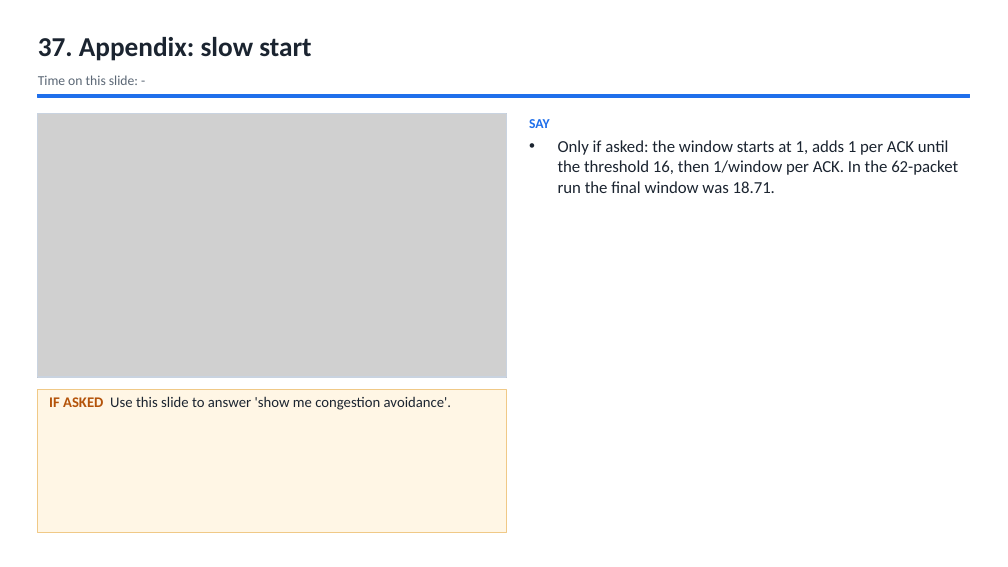
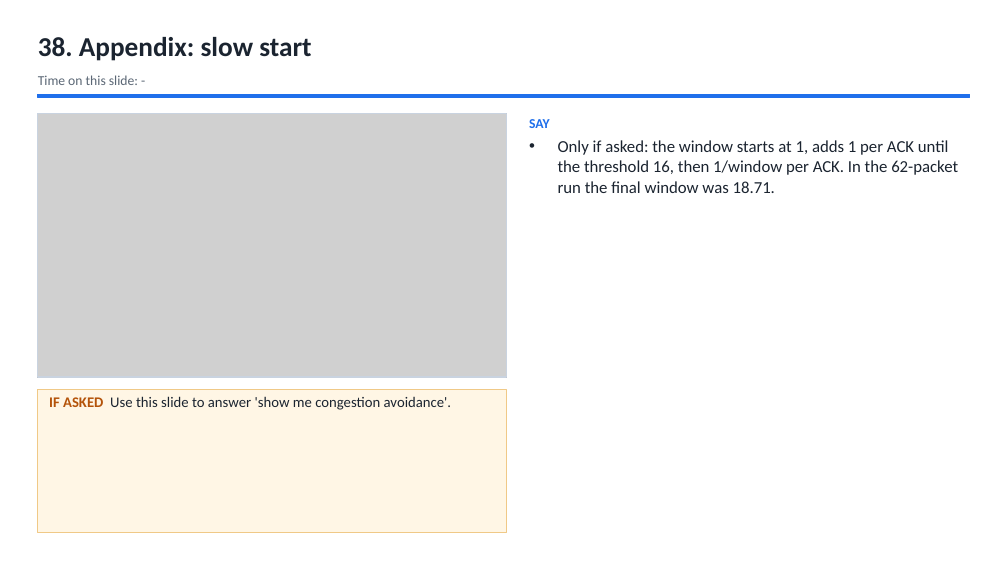
Before and after one commit to Capsturrrr/REPLIC, a slide deck: slide 40 of docs/final/RUDP_Host_Guide.pptx (slide 39 before the commit). Drawn at 1008x567 pixels with LibreOffice and Linux fonts; fonts in the diff are those of the drawing; grey boxes stand for pictures. Boxes give left, top, right and bottom in pixels: in the first picture for what was removed or moved away, otherwise in the second. Text is boxed around its words. In the diff, an @@ line names an element or a change of style, - is before the commit and + after.

```diff
--- a/docs/final/RUDP_Host_Guide.pptx
+++ b/docs/final/RUDP_Host_Guide.pptx
@@ text at [38,37,311,61]: text changed @@
-37. Appendix: slow start
+38. Appendix: slow start
```
Also in this commit, not shown: 4 other slides changed, 1 slide added, 8 other files.
